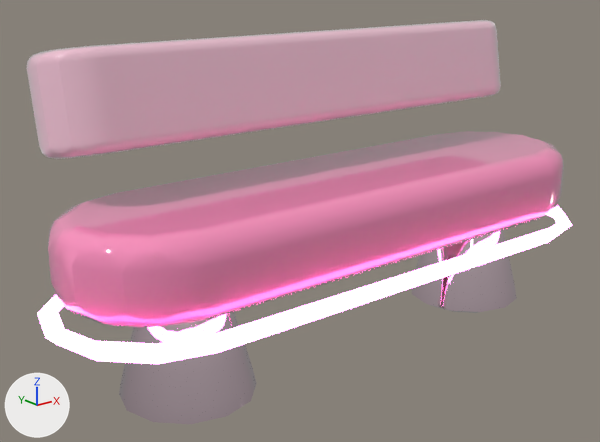
The glTF model public/assets/city/kit_y2k/bench_bubble.glb, before and after one commit.
Camera for both pictures: a 50 mm camera at (-1.84, -2.05, 1.31) aimed at (-0.13, 0.09, 0.46). The axes (+X, +Y, +Z) are drawn at lower left. The lights are the same throughout. The first picture is the older version.

The older version as bpy lines, for what is in view:
```python
mat_trim = principled_material('trim')
mat_trim.base_color = (0.922, 0.738, 0.815)  # pale pink #f6dfe9
mat_trim.metallic = 1.0
mat_trim.roughness = 0.05
me_bench_bubble = bpy.data.meshes.new('bench_bubble')
me_bench_bubble.from_pydata(...)  # 792 vertices, 1568 faces; spans x -1.09..1.09, y -0.35..0.39, z 0.0..1.09
# faces by material slot: [532, 540, 384, 112]
me_bench_bubble.materials.append(mat_accent2)  # pink #ff8fbf
me_bench_bubble.materials.append(mat_base)  # pink #f7c6d9
me_bench_bubble.materials.append(mat_trim)  # pale pink #f6dfe9
me_bench_bubble.materials.append(mat_glow)  # pink #ff7ad9, glowing pink #ff7ad9
ob_bench_bubble = bpy.data.objects.new('bench_bubble', me_bench_bubble)
ob_bench_bubble.location = (0.0, 0.0, 0.0)
```
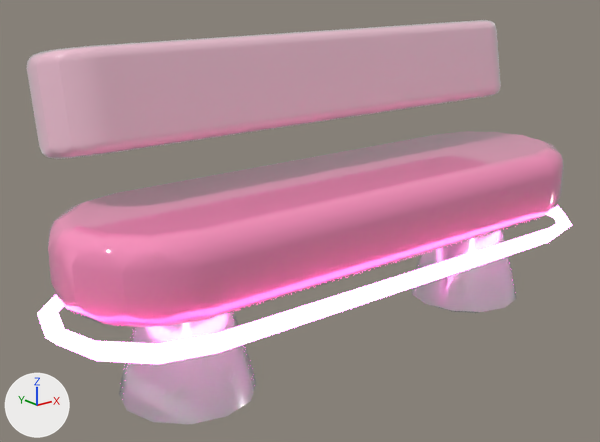
The change, as a list of edits to the scene's bpy script:
```text
Change mat_trim:
    mat_trim.metallic: 1.0 -> 0.65
    mat_trim.roughness: 0.05 -> 0.16
```

Boxes (x1, y1, x2, y2) around the edits, measured in the pictures (600 x 442 px):
'bench_bubble', surface changed
    both: (120, 228, 517, 424)
